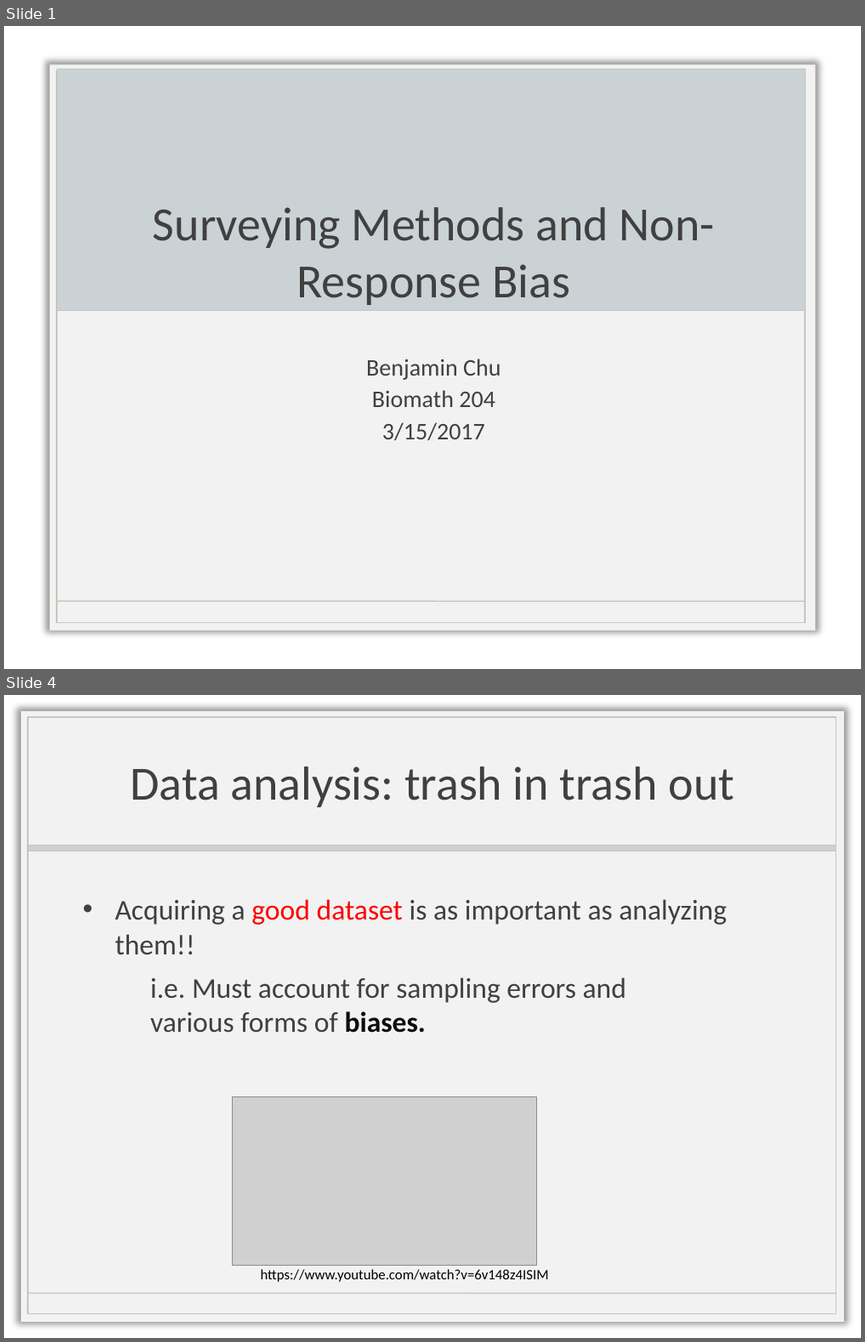
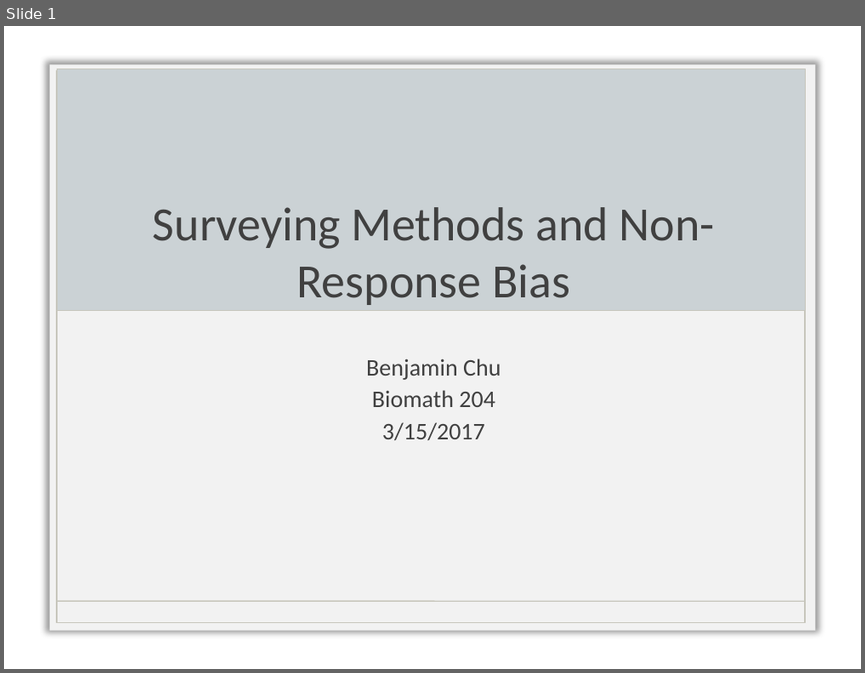
Before and after one commit to biona001/biomath_204, a slide deck: project ver.3/Presentation.pptx. Shown one above the other, each under a label of ours: slides 1 and 4 before the commit, slide 1 after it; the slides between them are not shown. The pictures are 865x1342 and 865x673 pixels, drawn with LibreOffice and Linux fonts; fonts in the diff are those of the drawing; grey boxes stand for pictures; background and template pictures are left out. Boxes give left, top, right and bottom in pixels: in the first picture for what was removed or moved away, otherwise in the second. Text is boxed around its words. In the diff, an @@ line names an element or a change of style, - is before the commit and + after.

```diff
--- a/project ver.3/Presentation.pptx
+++ b/project ver.3/Presentation.pptx
@@ slide 4 removed at bbox=[4, 695, 861, 1338], background picture (left out) @@
@@ title removed at bbox=[130, 766, 734, 807] @@
-Data analysis: trash in trash out
@@ group removed at bbox=[21, 711, 844, 1321]: 3 rectangles, 1 line @@
@@ text removed at bbox=[115, 899, 726, 955] @@
-• Acquiring a good dataset is as important as analyzing them!!
@@ text removed at bbox=[150, 977, 626, 1032] @@
-i.e. Must account for sampling errors and various forms of biases.
@@ picture removed at bbox=[232, 1097, 537, 1265] @@
@@ text removed at bbox=[261, 1269, 549, 1281] @@
-https://www.youtube.com/watch?v=6v148z4ISIM
```
Also in this commit, not shown: 2 slides changed, 3 other slides removed, 7 other files.
